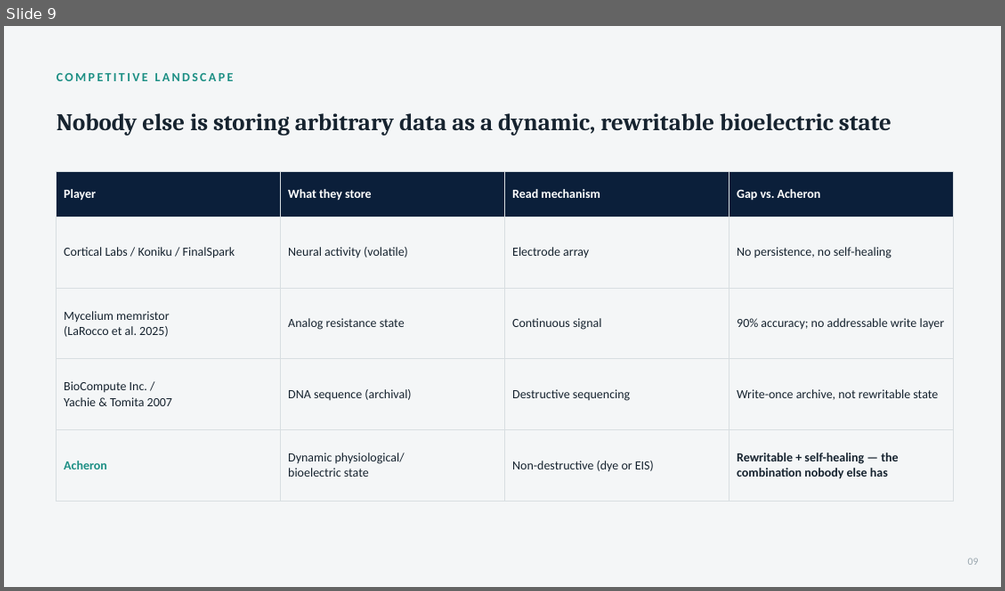
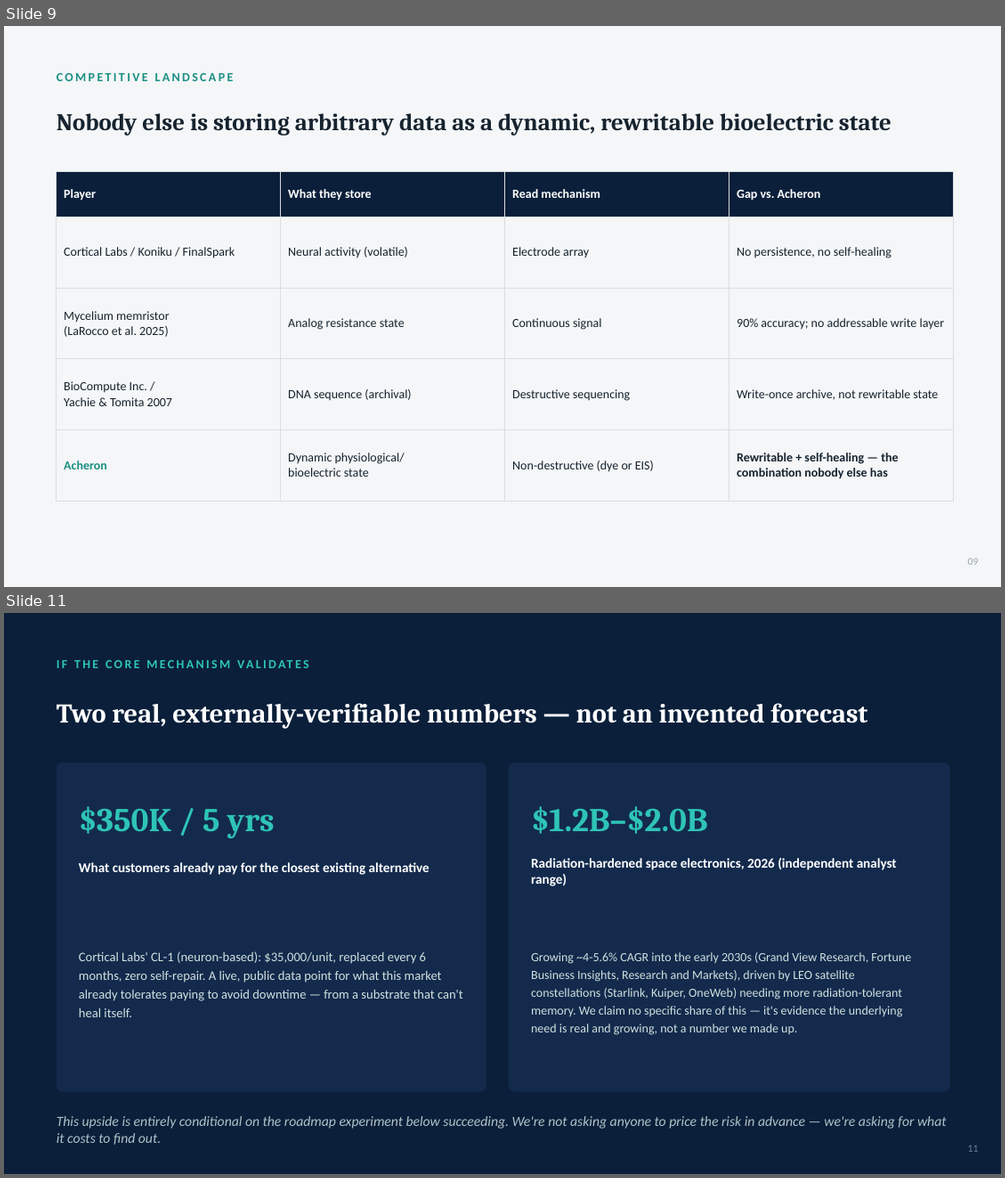
Before and after one commit to rewired89/Acheron, a slide deck: docs/pitch/Acheron_Pitch_Deck.pptx. Shown one above the other, each under a label of ours: slide 9 before the commit, slides 9 and 11 after it; the slides between them are not shown. The pictures are 1005x591 and 1005x1178 pixels, drawn with LibreOffice and Linux fonts; fonts in the diff are those of the drawing. Boxes give left, top, right and bottom in pixels: in the first picture for what was removed or moved away, otherwise in the second. Text is boxed around its words. In the diff, an @@ line names an element or a change of style, - is before the commit and + after.

```diff
--- a/docs/pitch/Acheron_Pitch_Deck.pptx
+++ b/docs/pitch/Acheron_Pitch_Deck.pptx
@@ slide 11 added at box(4, 613, 1001, 1174), background #0B1F3A @@
@@ text added at box(57, 650, 505, 676), 12 pt, text #2EC4B6, bold @@
+IF THE CORE MECHANISM VALIDATES
@@ text added at box(57, 703, 867, 729), 26 pt, text #FFFFFF, bold @@
+Two real, externally-verifiable numbers — not an invented forecast
@@ rounded rectangle added at box(57, 763, 486, 1092), fill #132A4D @@
@@ rounded rectangle added at box(509, 763, 950, 1092), fill #132A4D @@
@@ text added at box(79, 806, 275, 838), 32 pt, text #2EC4B6, bold @@
+$350K / 5 yrs
@@ text added at box(531, 806, 708, 834), 32 pt, text #2EC4B6, bold @@
+$1.2B–$2.0B
@@ text added at box(79, 862, 429, 875), 13 pt, text #FFFFFF, bold @@
+What customers already pay for the closest existing alternative
@@ text added at box(531, 858, 897, 886), 13 pt, text #FFFFFF, bold @@
+Radiation-hardened space electronics, 2026 (independent analyst range)
@@ text added at box(79, 951, 463, 1017), 12.5 pt, text #CFE0DD @@
+Cortical Labs' CL-1 (neuron-based): $35,000/unit, replaced every 6 months, zero self-repair. A live, public data point for what this market already tolerates paying to avoid downtime — from a substrate that can't heal itself.
@@ text added at box(531, 952, 911, 1035), 12 pt, text #CFE0DD @@
+Growing ~4-5.6% CAGR into the early 2030s (Grand View Research, Fortune Business Insights, Research and Markets), driven by LEO satellite constellations (Starlink, Kuiper, OneWeb) needing more radiation-tolerant memory. We claim no specific share of this — it's evidence the underlying need is real and growing, not a number we made up.
@@ text added at box(57, 1116, 947, 1144), 13.5 pt, text #AEC2C8, italic @@
+This upside is entirely conditional on the roadmap experiment below succeeding. We're not asking anyone to price the risk in advance — we're asking for what it costs to find out.
@@ text added at box(968, 1145, 979, 1151), 10 pt, text #6E7F91 @@
+11
```
Also in this commit, not shown: 3 slides changed, 2 other slides added, 1 slide removed, 1 other file.
